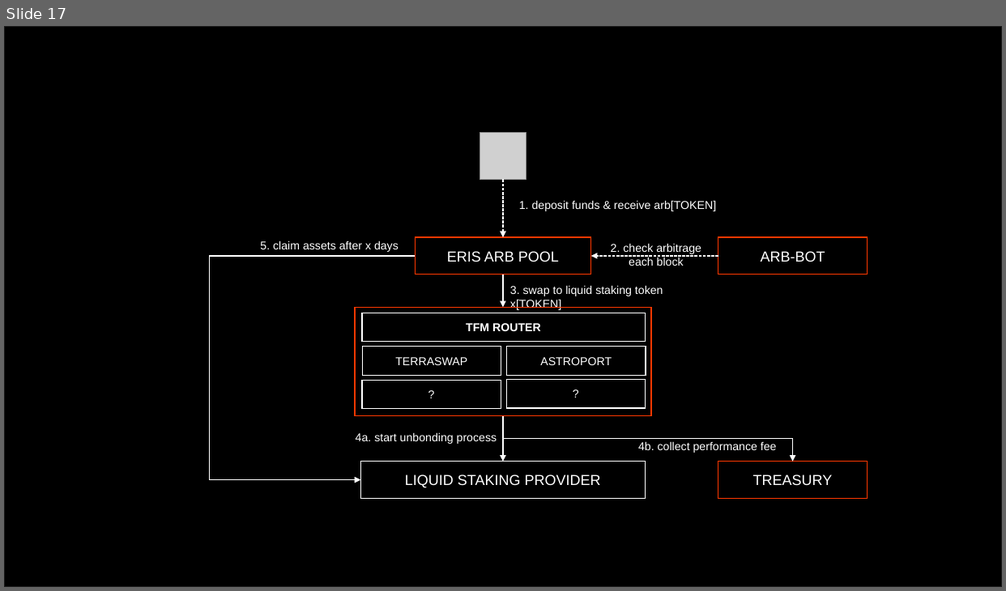
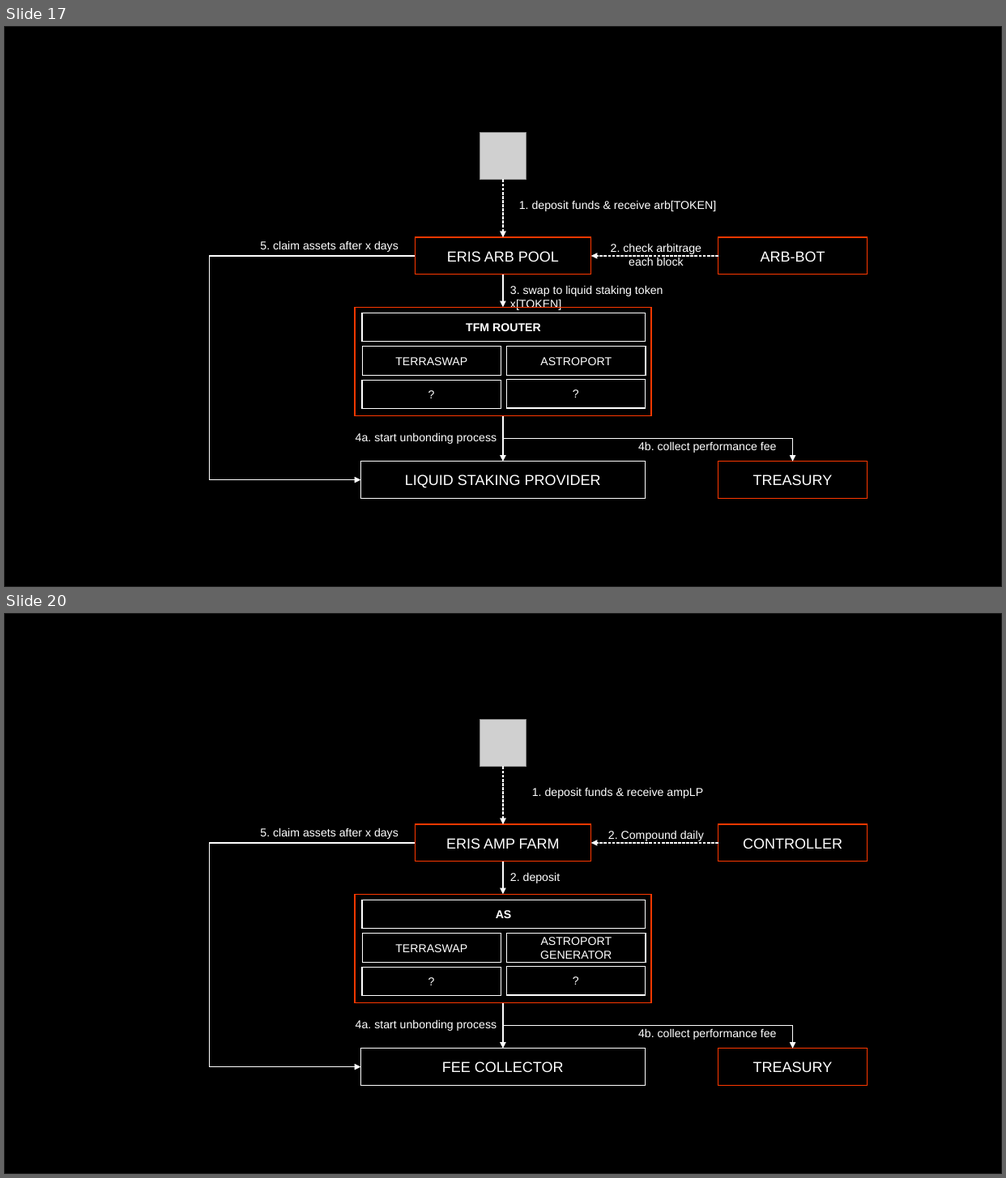
Before and after one commit to erisprotocol/docs, a slide deck: _assets/eris.pptx. Shown one above the other, each under a label of ours: slide 17 before the commit, slides 17 and 20 after it; the slides between them are not shown. The pictures are 1006x591 and 1006x1178 pixels, drawn with LibreOffice and Linux fonts; fonts in the diff are those of the drawing; grey boxes stand for pictures. Boxes give left, top, right and bottom in pixels: in the first picture for what was removed or moved away, otherwise in the second. Text is boxed around its words. In the diff, an @@ line names an element or a change of style, - is before the commit and + after.

Commit message:
update docs and integrate amp compounder

```diff
--- a/_assets/eris.pptx
+++ b/_assets/eris.pptx
@@ slide 20 added at (4, 613, 1002, 1174), background #F6F8F8 @@
@@ rectangle added at (4, 613, 1002, 1174), fill #000000, outline #202020 1 pt @@
@@ picture added at (479, 719, 526, 766) @@
@@ arrow added from (503, 766) to (503, 825), #FFFFFF 1 pt dashed @@
@@ text added at (532, 787, 703, 798), 11 pt, text #FFFFFF @@
+1. deposit funds & receive ampLP
@@ text added at (260, 828, 398, 839), 11 pt, text #FFFFFF @@
+5. claim assets after x days
@@ rectangle added at (415, 825, 592, 862), outline #FFC900 1 pt, 14 pt, text #FFFFFF @@
+ERIS AMP FARM
@@ text added at (608, 830, 704, 841), 11 pt, text #FFFFFF @@
+2. Compound daily
@@ rectangle added at (718, 825, 867, 862), outline #FFC900 1 pt, 14 pt, text #FFFFFF @@
+CONTROLLER
@@ elbow arrow added from (415, 843) to (361, 1067), #FFFFFF 1 pt @@
@@ arrow added from (718, 843) to (591, 843), #FFFFFF 1 pt dashed @@
@@ elbow arrow added from (503, 862) to (503, 895), #FFFFFF 1 pt @@
@@ text added at (510, 872, 560, 884), 11 pt, text #FFFFFF @@
+2. deposit
@@ group added at (355, 895, 651, 1003): 6 rectangles @@
+TERRASWAP
+ASTROPORT GENERATOR
+?
+?
+AS
@@ text added at (356, 1020, 497, 1031), 11 pt, text #FFFFFF @@
+4a. start unbonding process
@@ elbow arrow added from (503, 1003) to (503, 1049), #FFFFFF 1 pt @@
@@ elbow arrow added from (503, 1003) to (793, 1049), #FFFFFF 1 pt @@
@@ rectangle added at (361, 1049, 646, 1085), outline #FFFFFF 1 pt, 14 pt, text #FFFFFF @@
+FEE COLLECTOR
@@ text added at (638, 1029, 777, 1040), 11 pt, text #FFFFFF @@
+4b. collect performance fee
@@ rectangle added at (718, 1049, 867, 1085), outline #FFC900 1 pt, 14 pt, text #FFFFFF @@
+TREASURY
```
Also in this commit, not shown: 2 slides changed, 3 other slides added, 17 other files.
